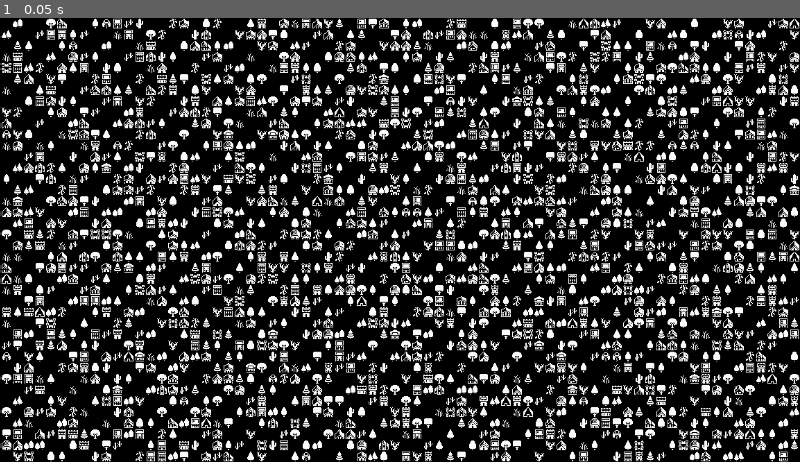
Above: before the commit, frame 1.
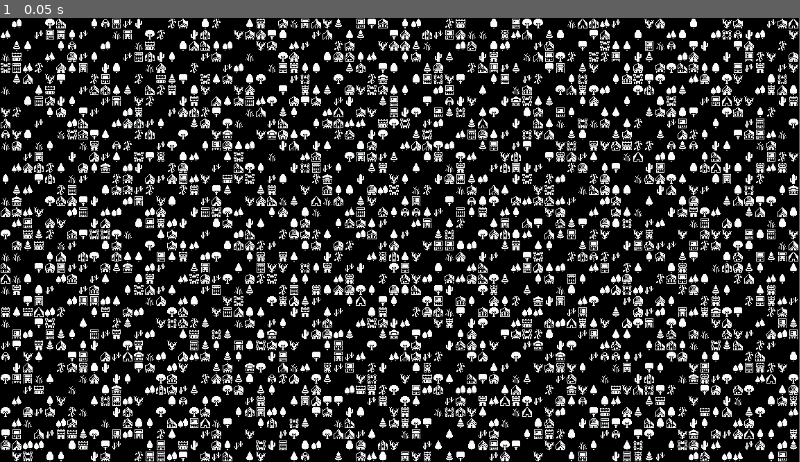
Above: after the commit, the same moment.

Repository: Zishan-Rahman/GD4LSystemRPG
Game: Godot game, scene res://tile_map.tscn
Two runs of this game, one before a commit and one after it. Both use one fixed random seed, a clock stepped at 60 frames per second and the inputs below.
Inputs:
- Up to frame 1 (0.05 s): no input
In our replay, the window is 800x444 before the commit and 799x444 after it. These sizes can differ from the game's own. Grey fills any space a smaller window leaves; there, only what the larger window draws over its background counts as a difference.

The runs differ from the first frame. In frame 1, 27% of the frame differs, in the area x 0-100%, y 0-100%.

Commit message:
Change default clear colour in rendering environment

Diff:
--- a/project.godot
+++ b/project.godot
@@ -18,4 +18,7 @@
 [display]
 
 window/size/viewport_height=640
-window/stretch/mode="canvas_items"
+
+[rendering]
+
+environment/defaults/default_clear_color=Color(0, 0, 0, 1)
